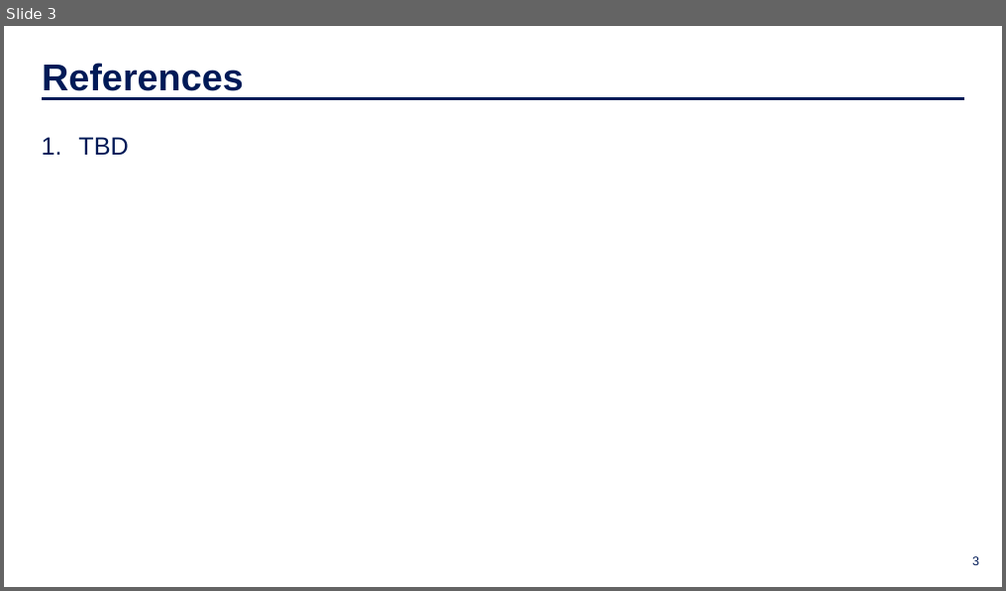
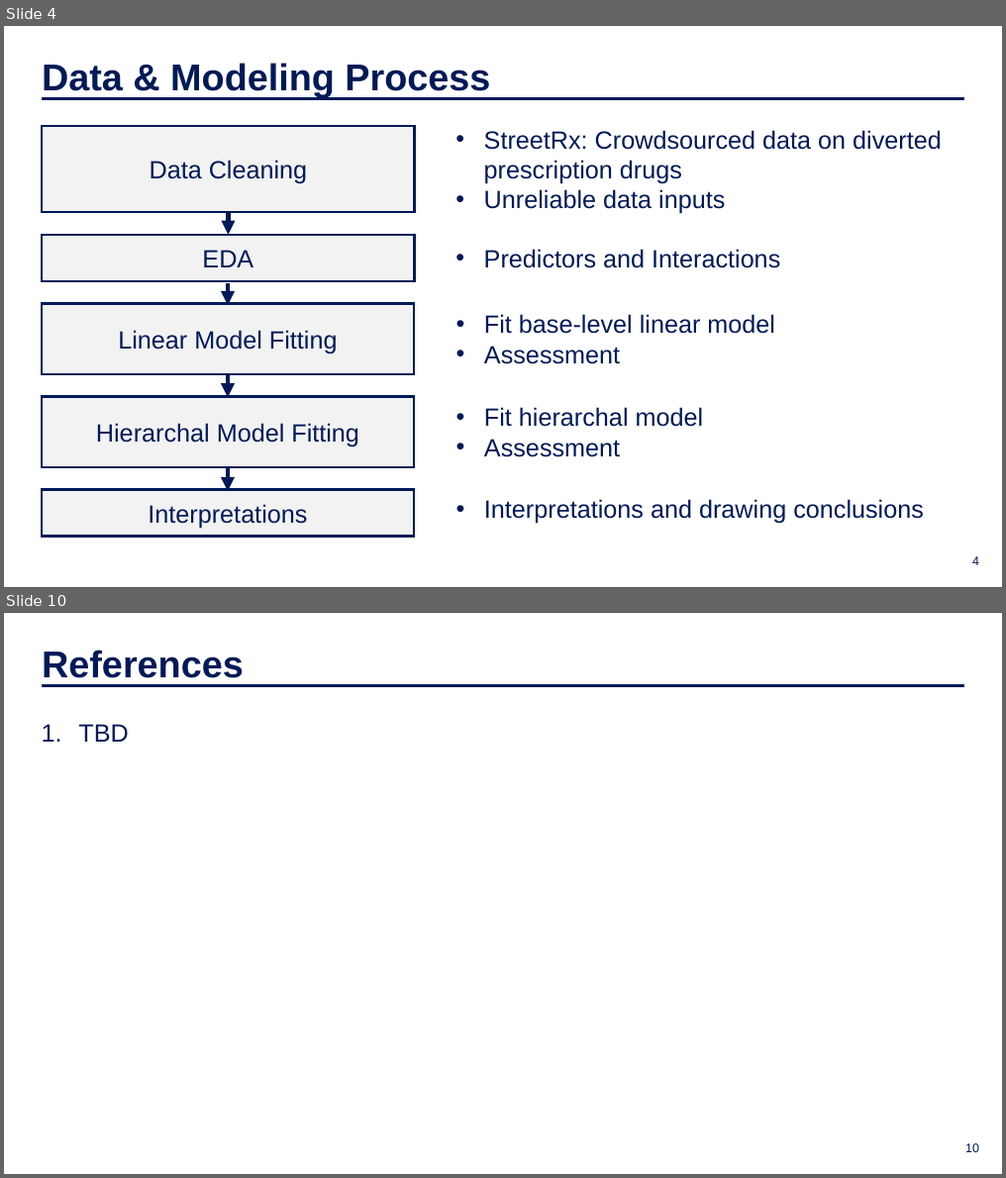
Before and after one commit to IDS-702-F21/team-project-2-streetrx-and-voting-in-nc-yellowfellows, a slide deck: Presentation/slide_deck.pptx. Shown one above the other, each under a label of ours: slide 3 before the commit, slides 4 and 10 after it; the slides between them are not shown. The pictures are 1006x591 and 1006x1178 pixels, drawn with LibreOffice and Linux fonts; fonts in the diff are those of the drawing; background and template pictures are left out. Boxes give left, top, right and bottom in pixels: in the first picture for what was removed or moved away, otherwise in the second. Text is boxed around its words. In the diff, an @@ line names an element or a change of style, - is before the commit and + after.

```diff
--- a/Presentation/slide_deck.pptx
+++ b/Presentation/slide_deck.pptx
@@ slide 4 added at (x1=4, y1=26, x2=1002, y2=587), background picture (left out) @@
@@ text added at (x1=42, y1=63, x2=490, y2=97), 36 pt, text #001A57, bold @@
+Data & Modeling Process
@@ line added from (42, 98) to (964, 98), #001A57 3 pt @@
@@ rectangle added at (x1=42, y1=126, x2=414, y2=212), fill #F2F2F2, outline #001A57 2.25 pt, 24 pt, text #001A57 @@
+Data Cleaning
@@ text added at (x1=484, y1=130, x2=942, y2=214), 24 pt, text #001A57 @@
+• StreetRx: Crowdsourced data on diverted prescription drugs
+• Unreliable data inputs
@@ arrow added from (228, 212) to (228, 235), #001A57 4.5 pt @@
@@ rectangle added at (x1=42, y1=235, x2=414, y2=281), fill #F2F2F2, outline #001A57 2.25 pt, 24 pt, text #001A57 @@
+EDA
@@ text added at (x1=484, y1=249, x2=780, y2=269), 24 pt, text #001A57 @@
+• Predictors and Interactions
@@ arrow added from (228, 282) to (228, 305), #001A57 4.5 pt @@
@@ rectangle added at (x1=42, y1=304, x2=414, y2=374), fill #F2F2F2, outline #001A57 2.25 pt, 24 pt, text #001A57 @@
+Linear Model Fitting
@@ text added at (x1=484, y1=314, x2=775, y2=365), 24 pt, text #001A57 @@
+• Fit base-level linear model
+• Assessment
@@ arrow added from (228, 375) to (228, 397), #001A57 4.5 pt @@
@@ rectangle added at (x1=42, y1=396, x2=414, y2=467), fill #F2F2F2, outline #001A57 2.25 pt, 24 pt, text #001A57 @@
+Hierarchal Model Fitting
@@ text added at (x1=484, y1=407, x2=704, y2=458), 24 pt, text #001A57 @@
+• Fit hierarchal model
+• Assessment
@@ arrow added from (228, 470) to (228, 491), #001A57 4.5 pt @@
@@ rectangle added at (x1=42, y1=490, x2=414, y2=537), fill #F2F2F2, outline #001A57 2.25 pt, 24 pt, text #001A57 @@
+Interpretations
@@ text added at (x1=484, y1=499, x2=924, y2=524), 24 pt, text #001A57 @@
+• Interpretations and drawing conclusions
@@ rectangle added at (x1=26, y1=509, x2=155, y2=571), fill #FFFFFF, outline #FFFFFF 1 pt @@
@@ page number added at (x1=972, y1=557, x2=979, y2=566), 12 pt, text #001A57 @@
+4
@@ what was slide 3 is now slide 10 @@
@@ page number at (x1=965, y1=1144, x2=979, y2=1153): text changed @@
-3
+10
```
Also in this commit, not shown: 1 slide changed, 6 other slides added, 1 other file.
